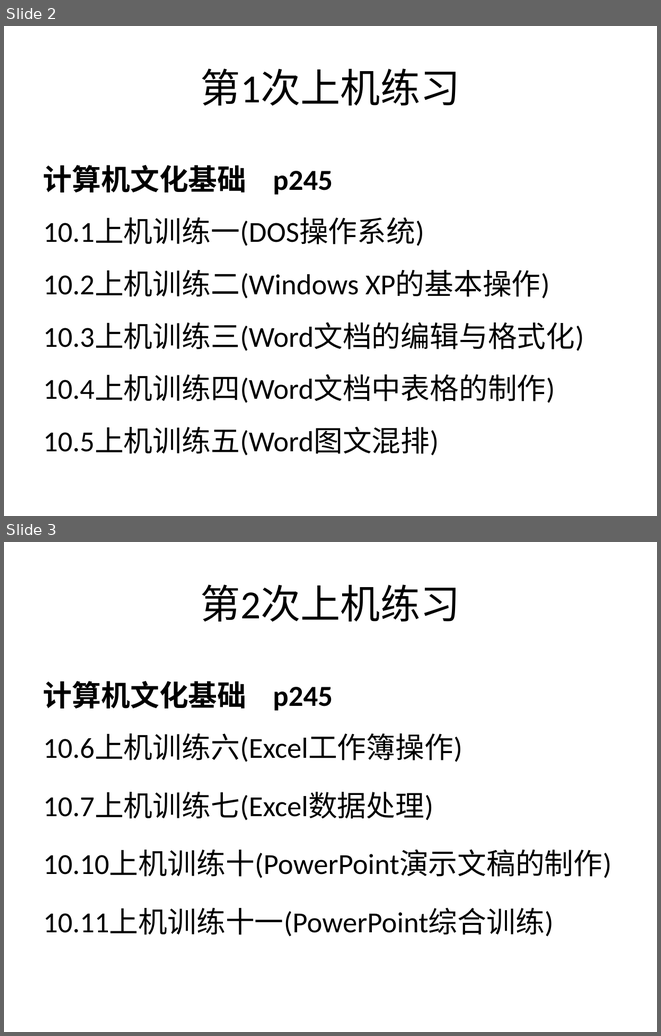
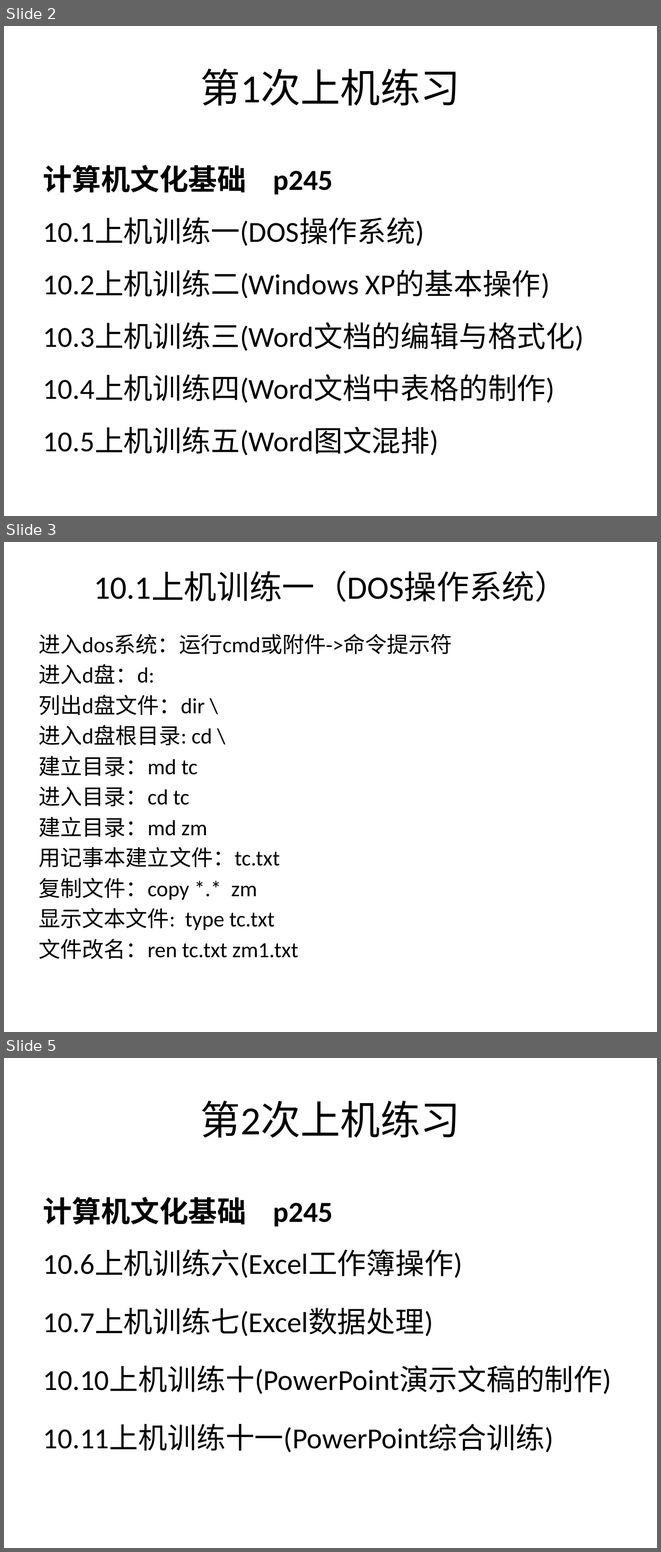
Before and after one commit to jtrfid/C-Repositories, a slide deck: 2016/上机安排.pptx. Shown one above the other, each under a label of ours: slides 2 and 3 before the commit, slides 2, 3 and 5 after it; the slides between them are not shown. The pictures are 661x1036 and 661x1552 pixels, drawn with LibreOffice and Linux fonts; fonts in the diff are those of the drawing. Boxes give left, top, right and bottom in pixels: in the first picture for what was removed or moved away, otherwise in the second. Text is boxed around its words. In the diff, an @@ line names an element or a change of style, - is before the commit and + after.

```diff
--- a/2016/上机安排.pptx
+++ b/2016/上机安排.pptx
@@ slide 3 added at [4,542,657,1032], background #FFFFFF @@
@@ title added at [94,572,567,602], 36 pt, text #000000 @@
+10.1上机训练一（DOS操作系统）
@@ text added at [39,634,452,959], 24 pt, text #000000 @@
+进入dos系统：运行cmd或附件->命令提示符
+进入d盘：d:
+列出d盘文件：dir \
+进入d盘根目录: cd \
+建立目录：md tc
+进入目录：cd tc
+建立目录：md zm
+用记事本建立文件：tc.txt
+复制文件：copy *.* zm
+显示文本文件: type tc.txt
+文件改名：ren tc.txt zm1.txt
@@ what was slide 3 is now slide 5 @@
```
Also in this commit, not shown: 1 other slide added, 11 other files.
